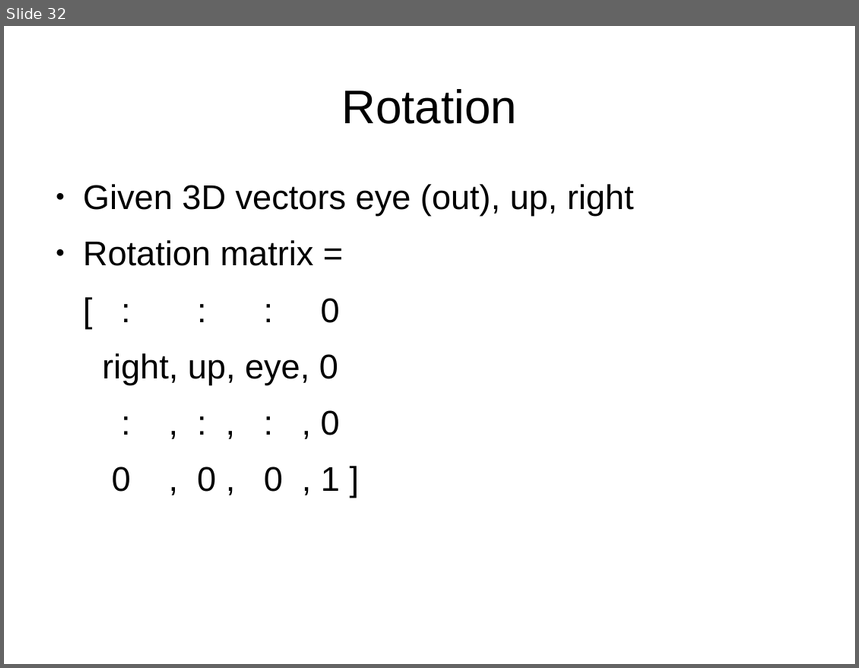
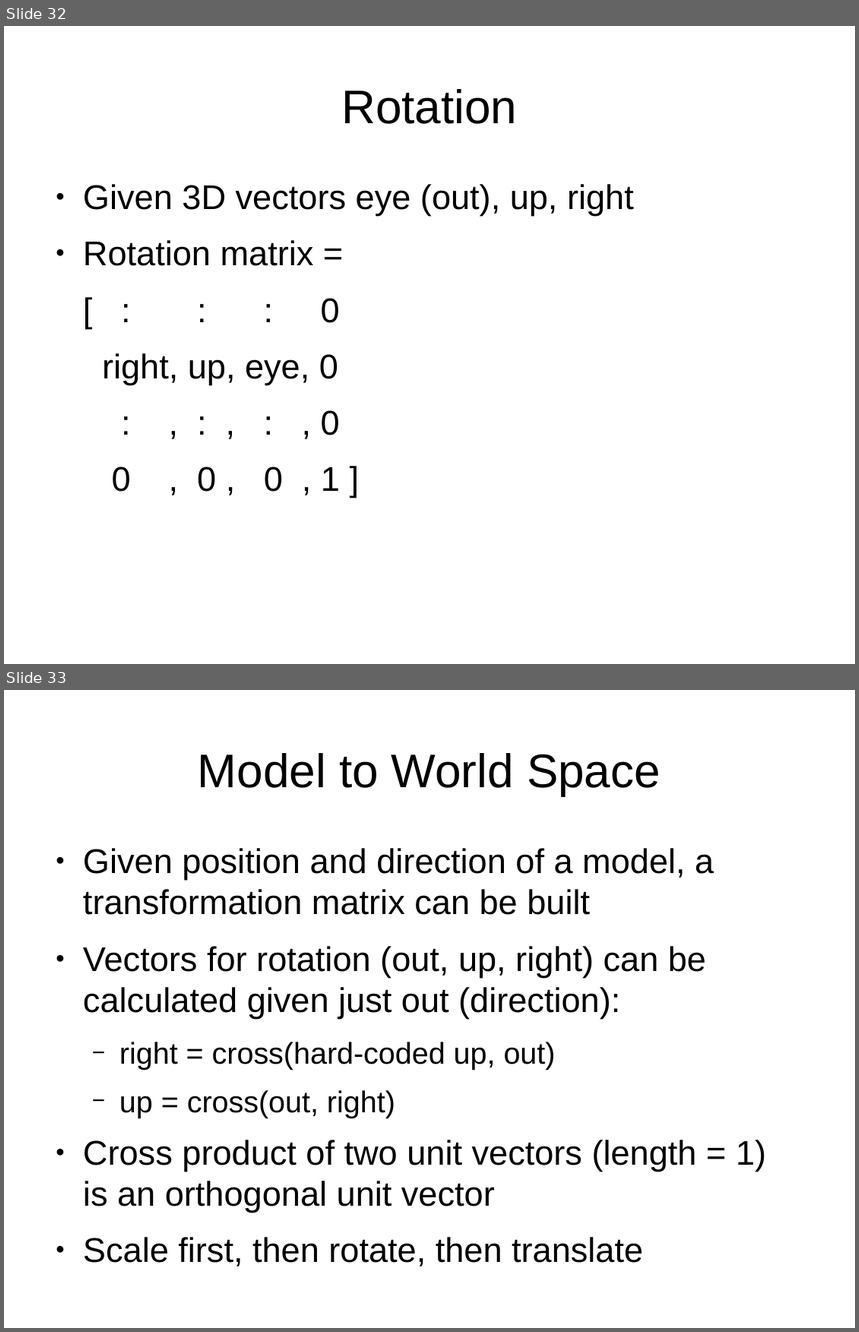
Before and after one commit to jayschwa/3d-opengl-presentation, a slide deck: Slides.odp. Shown one above the other, each under a label of ours: slide 32 before the commit, slides 32 and 33 after it. The pictures are 859x668 and 859x1332 pixels, drawn with LibreOffice and Linux fonts; fonts in the diff are those of the drawing. Boxes give left, top, right and bottom in pixels: in the first picture for what was removed or moved away, otherwise in the second. Text is boxed around its words. In the diff, an @@ line names an element or a change of style, - is before the commit and + after.

Commit message:
slides: More space info

```diff
--- a/Slides.odp
+++ b/Slides.odp
@@ slide 33 added at (4,690,855,1328), background #FFFFFF @@
@@ title added at (198,753,661,796), 44 pt, text #000000 @@
+Model to World Space
@@ text added at (83,848,766,1267), 32 pt, text #000000 @@
+● Given position and direction of a model, a transformation matrix can be built
+● Vectors for rotation (out, up, right) can be calculated given just out (direction):
+  − right = cross(hard-coded up, out)
+  − up = cross(out, right)
+● Cross product of two unit vectors (length = 1) is an orthogonal unit vector
+● Scale first, then rotate, then translate
```
Also in this commit, not shown: 2 slides changed, 4 other slides added.
